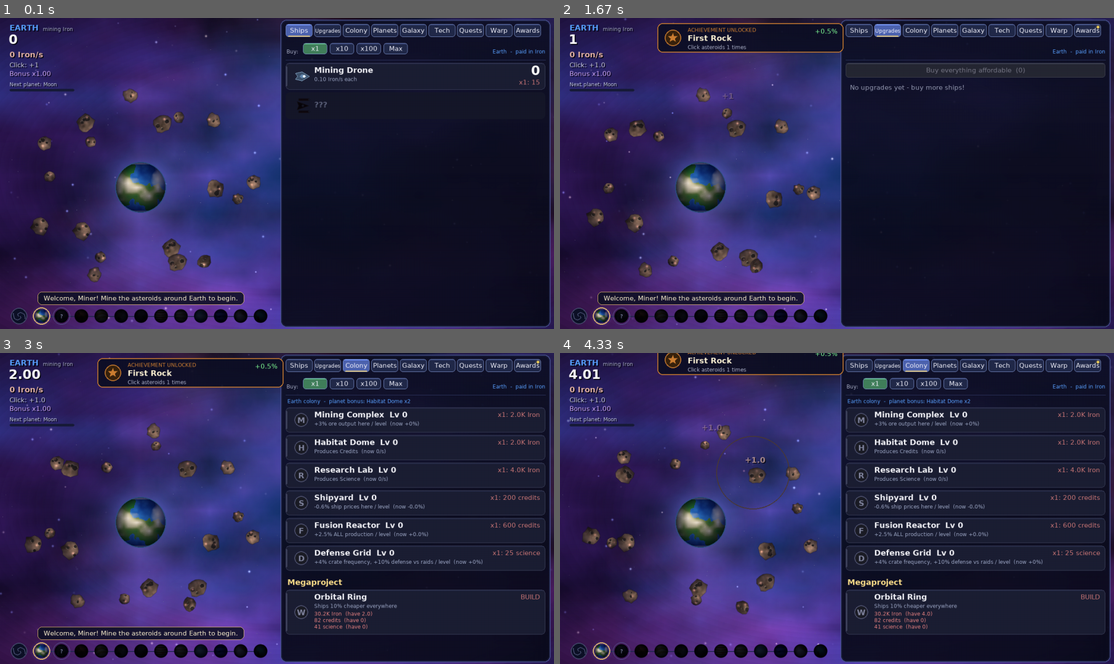
Above: before the commit, frames 1-4 (two rows, left to right).
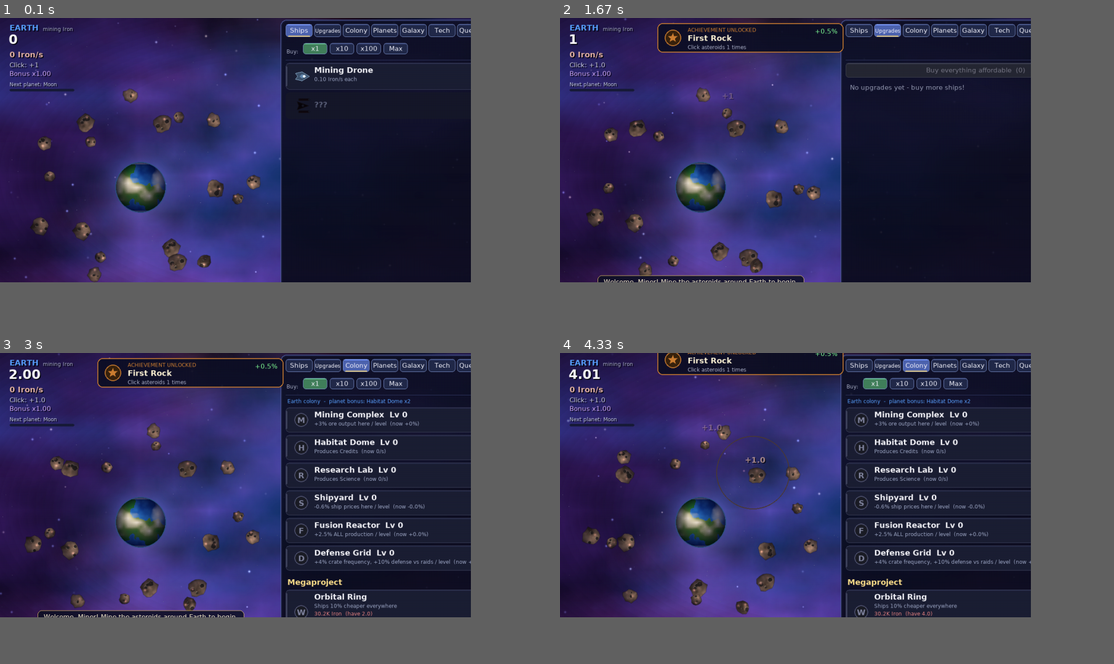
Above: after the commit, the same moments.

Repository: notyourbusinessss/PasstimeLinuxGame
Game: pygame game, started from space_miner.py
The game is run twice, just before and just after one commit, with the same random seed, the same clock (stepped at 60 frames per second) and the same inputs.
Inputs (mouse positions are in pixels of both pictures, inside the frame that each line leads up to):
- Up to frame 1 (0.1 s): no input
- Up to frame 2 (1.67 s): hold F11 0.33-0.8 s; tap Space at 0.83 s; press the mouse at (886, 30) at 1.2 s; move the mouse to (809, 61) at 1.3 s; release the mouse at (726, 95) at 1.43 s; tap Enter at 1.5 s
- Up to frame 3 (3 s): click (177, 446) at 1.88 s; press the mouse at (415, 365) at 2.2 s; move the mouse to (337, 474) at 2.3 s; release the mouse at (265, 586) at 2.43 s; press the mouse at (299, 365) at 2.53 s; move the mouse to (238, 405) at 2.63 s; release the mouse at (171, 443) at 2.77 s; press the mouse at (354, 365) at 2.87 s; move the mouse to (249, 436) at 2.97 s
- Up to frame 4 (4.33 s): release the mouse at (698, 508) at 3.1 s; press the mouse at (886, 365) at 3.2 s; move the mouse to (770, 427) at 3.3 s; release the mouse at (654, 486) at 3.43 s; tap Space at 3.57, 3.87 s; press the mouse at (914, 365) at 4.03 s; move the mouse to (831, 464) at 4.13 s; release the mouse at (748, 564) at 4.27 s
In our replay, the window is 900x506 before the commit and 765x430 after it. These sizes can differ from the game's own. Grey fills any space a smaller window leaves; there, only what the larger window draws over its background counts as a difference.

The runs differ from the first frame. In frame 1, 7.9% of the frame differs, in the area x 0-100%, y 0-100%; in frame 2, 8.9%; in frame 3, 8.7%; in frame 4, 9.0%.

Commit message:
Resizable window, fullscreen (F11) and a safe self-test
The game window was a fixed 1280x720 one, so it could not be maximised or made
fullscreen on Linux.

- The window is now resizable and the game scales smoothly to fit it (black bars
  if the shape differs); it opens as big as comfortably fits the desktop
- F11 / Alt+Enter toggle fullscreen, Esc leaves fullscreen (and quits only from
  a window), --fullscreen starts fullscreen, and the choice is saved
- Fullscreen button on the Stats page; greyed out when the display cannot scale
- Falls back to the old fixed window if no scaling renderer is available
- --selftest now uses a temporary save instead of loading, resetting and
  overwriting the real one
- README: controls, settings, troubleshooting, screenshot 38

Diff:
--- a/core.py
+++ b/core.py
@@ -526,7 +526,7 @@
         self.autosave_t = 0.0
         self.toasts = []
         self.fx_events = []                 # (kind, data) for the UI to animate
-        self.settings = dict(sound=True, volume=0.6)
+        self.settings = dict(sound=True, volume=0.6, fullscreen=False)
         self.dev_mult = 1.0                 # developer cheat: production multiplier
         self.click_times = deque()
         self.raid_t = random.uniform(420, 780)
--- a/space_miner.py
+++ b/space_miner.py
@@ -9,7 +9,9 @@
 import math
 import os
 import random
+import shutil
 import sys
+import tempfile
 import time
 
 import pygame
@@ -79,6 +81,8 @@
         self.ach_new = False
         self.awards_cat = "All"
         self.fps = 0.0
+        self.can_scale = False               # True when the window is resizable and scales the game to fit
+        self.fullscreen = False
         self.had_event = False
         self.snd = sounds.Sounds(self.g.settings)
         self.t = 0.0
@@ -269,6 +273,24 @@
 
     def set_tab(self, k):
         self.tab = k
+
+    def toggle_fullscreen(self):
+        """F11 / Alt+Enter / the Stats page button. The 1280x720 game is scaled to fit the screen (black bars if the
+        aspect ratio differs)."""
+        g = self.g
+        if not self.can_scale:
+            g.toast("Fullscreen is not available on this display.", 3)
+            return False
+        try:
+            pygame.display.toggle_fullscreen()
+            self.fullscreen = pygame.display.is_fullscreen() if hasattr(pygame.display, "is_fullscreen") else not self.fullscreen
+        except (pygame.error, NotImplementedError):
+            g.settings["fullscreen"] = self.fullscreen = False
+            g.toast("Fullscreen is not supported by this display.", 3)
+            return False
+        g.settings["fullscreen"] = self.fullscreen
+        g.toast("Fullscreen on - press F11 or Esc to leave it." if self.fullscreen else "Back to the window.", 3)
+        return True
 
     def select_sector(self, k):
         """Select a sector (from the Galaxy tab); if the map is zoomed in, the camera follows."""
@@ -1746,6 +1768,11 @@
         if not self.snd.ok:
             self.txt(scr, tiny, "(no audio device found)", (PANEL.x + 420, y + 12), (160, 120, 120))
         y += 48
+        self.button(scr, pygame.Rect(PANEL.x, y, 180, 36), f"Fullscreen: {'ON' if self.fullscreen else 'OFF'}", sm,
+                    self.toggle_fullscreen, enabled=self.can_scale, panel=True,
+                    col=(60, 120, 90) if self.fullscreen else (50, 70, 110))
+        self.txt(scr, tiny, "F11 or Alt+Enter. You can also resize or maximise the window.", (PANEL.x + 192, y + 11), (150, 158, 190))
+        y += 48
         self.button(scr, pygame.Rect(PANEL.x, y, 200, 40), "Save now", sm,
                     lambda: (g.save(), g.toast("Game saved.", 2)), panel=True)
         self.button(scr, pygame.Rect(PANEL.x + 220, y, 280, 40),
@@ -1828,11 +1855,31 @@
 
 USAGE = """Space Miner
 
-usage: python3 space_miner.py [--dev] [--selftest]
-
+usage: python3 space_miner.py [--fullscreen] [--dev] [--selftest]
+
+  --fullscreen start in fullscreen (F11 toggles it any time; the window can also be resized or maximised)
   --dev        developer mode: adds a Dev tab with cheats (F1 jumps to it). Terminal only.
   --selftest   run headless for a few seconds and exercise the game (used for testing)
 """
+
+
+def open_window():
+    """Open the game window: resizable (so it can be maximised or dragged bigger) and scaled to fit, with black bars
+    if the shape differs. Returns (surface, can_scale); without a scaling renderer it is a plain fixed-size window."""
+    os.environ.setdefault("SDL_HINT_RENDER_SCALE_QUALITY", "linear")          # smooth scaling when it is not 1280x720
+    try:
+        scr = pygame.display.set_mode((W, H), pygame.SCALED | pygame.RESIZABLE)
+    except pygame.error:
+        return pygame.display.set_mode((W, H)), False
+    try:                                                                       # start as big as comfortably fits the desktop
+        from pygame._sdl2 import video
+        dw, dh = pygame.display.get_desktop_sizes()[0]
+        fit = min(dw * 0.92 / W, dh * 0.85 / H)
+        k = max(0.6, min(3.0, int(fit * 20) / 20))
+        video.Window.from_display_module().size = (int(W * k), int(H * k))
+    except Exception:
+        pass
+    return scr, True
 
 
 def main():
@@ -1841,13 +1888,16 @@
         return
     selftest = "--selftest" in sys.argv
     dev = "--dev" in sys.argv
+    test_dir = None
     if selftest:
         os.environ["SDL_VIDEODRIVER"] = "dummy"
         os.environ["SDL_AUDIODRIVER"] = "dummy"
+        test_dir = tempfile.mkdtemp(prefix="space_miner_selftest_")
+        core.SAVE = os.path.join(test_dir, "save.json")              # the self-test never touches your real save
     pygame.display.init()
     pygame.font.init()
     pygame.display.set_caption("Space Miner")
-    scr = pygame.display.set_mode((W, H))
+    scr, can_scale = open_window()
     clock = pygame.time.Clock()
 
     def font(size, bold=False):
@@ -1857,6 +1907,9 @@
     t0 = time.time()
     app = App(dev=dev)
     g = app.g
+    app.can_scale = can_scale
+    if can_scale and not selftest and ("--fullscreen" in sys.argv or g.settings.get("fullscreen")):
+        app.toggle_fullscreen()
     if dev:
         print("Developer mode ON (cheats are in the Dev tab; F1 jumps to it).")
     if selftest:
@@ -1882,7 +1935,12 @@
                 running = False
             elif e.type == pygame.KEYDOWN:
                 if e.key == pygame.K_ESCAPE:
-                    running = False
+                    if app.fullscreen:
+                        app.toggle_fullscreen()
+                    else:
+                        running = False
+                elif e.key == pygame.K_F11 or (e.key == pygame.K_RETURN and e.mod & pygame.KMOD_ALT):
+                    app.toggle_fullscreen()
                 elif e.key == pygame.K_SPACE and not g.event:
                     app.space_click()
                 elif pygame.K_1 <= e.key <= pygame.K_9 and e.key - pygame.K_1 < len(app.tabs):
@@ -1919,6 +1977,8 @@
                 running = False
     g.save()
     pygame.quit()
+    if test_dir:
+        shutil.rmtree(test_dir, ignore_errors=True)
 
 
 _SCR = {}
@@ -1951,6 +2011,14 @@
         g.start_travel(1)
     if frames == 14:
         shot("travel")
+    if frames == 16:
+        app.toggle_fullscreen()                      # the dummy video driver refuses; that must not crash
+        assert not app.fullscreen
+        app.tab = T_AWARDS
+        app.awards_cat = "Stats"                     # draw the settings page once
+    if frames == 18:
+        app.awards_cat = "All"
+        app.tab = T_SHIPS
     if frames == 40:
         g.ore = [1e15 * SC[i] for i in range(NSITE)]
         g.run_ore = list(g.ore); g.all_norm = g.run_norm = 1e20
Not shown, changed: README.md
Binary file added: screenshots/38-fullscreen-setting.png
